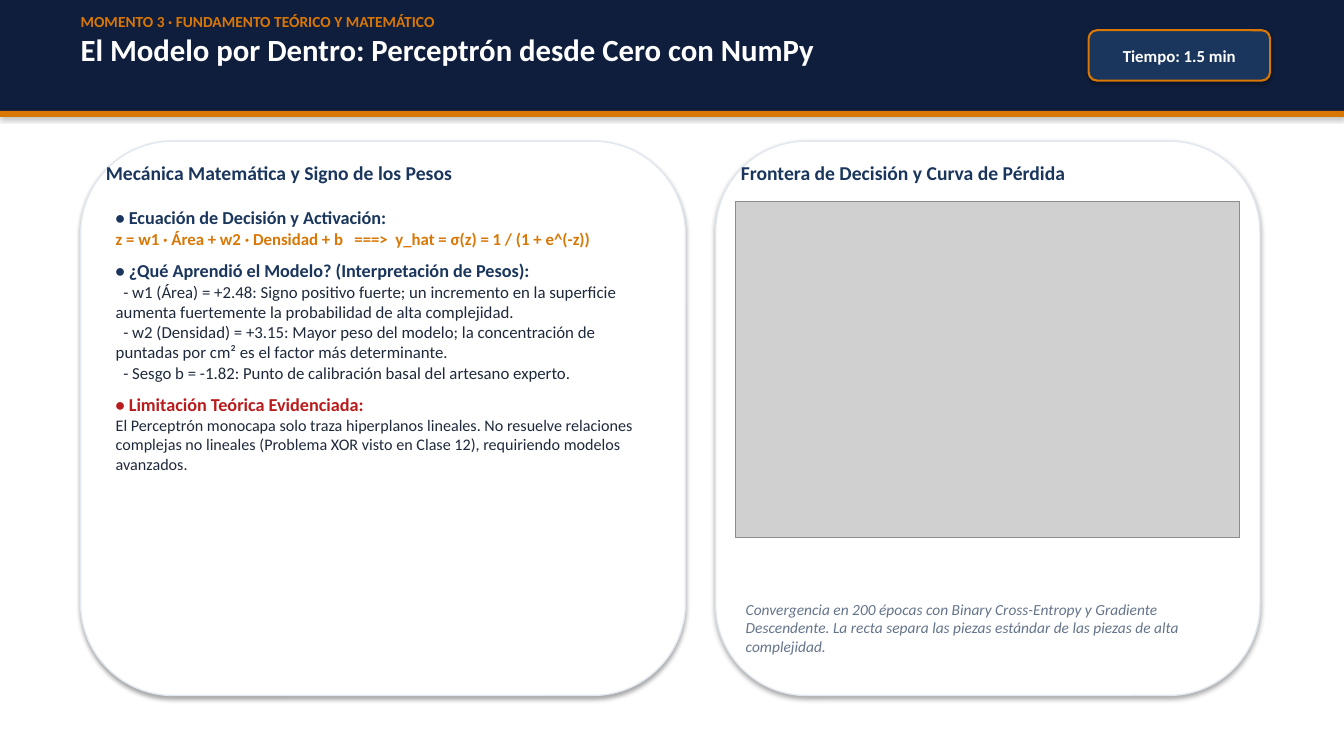
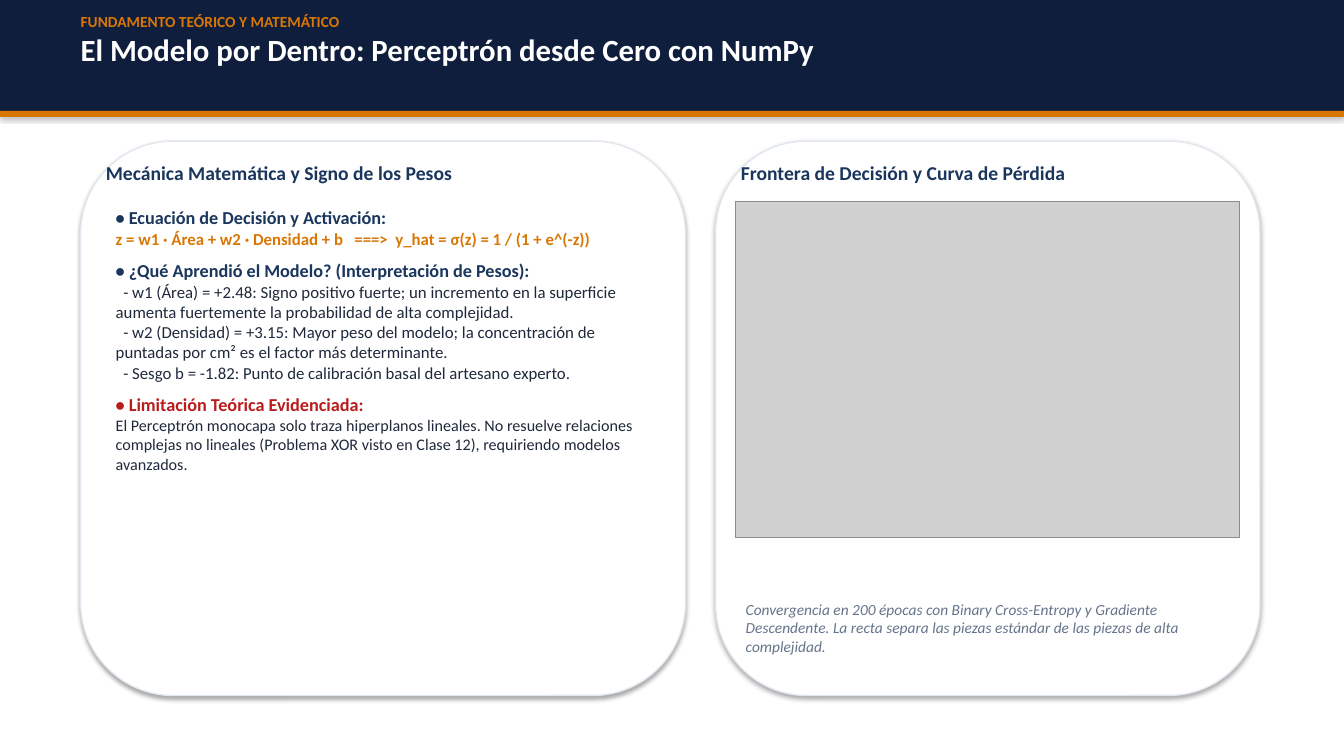
Before and after one commit to Cruz1905/curso-inteligencia-artificial, a slide deck: slide 4 of proyecto/Presentacion_Proyecto_Final_Grupo02_BordadosCartago.pptx. Drawn at 1344x756 pixels with LibreOffice and Linux fonts; fonts in the diff are those of the drawing; grey boxes stand for pictures. Boxes give left, top, right and bottom in pixels: in the first picture for what was removed or moved away, otherwise in the second. Text is boxed around its words. In the diff, an @@ line names an element or a change of style, - is before the commit and + after.

Commit message:
style(diapositivas): remover insignias de tiempo y referencias a minutos de las diapositivas

```diff
--- a/proyecto/Presentacion_Proyecto_Final_Grupo02_BordadosCartago.pptx
+++ b/proyecto/Presentacion_Proyecto_Final_Grupo02_BordadosCartago.pptx
@@ text at (x1=81, y1=14, x2=340, y2=27): text changed @@
-MOMENTO 3 · FUNDAMENTO TEÓRICO Y MATEMÁTICO
+FUNDAMENTO TEÓRICO Y MATEMÁTICO
@@ rounded rectangle removed at (x1=1089, y1=30, x2=1270, y2=81) @@
-Tiempo: 1.5 min
```
Also in this commit, not shown: 6 other slides changed, 4 other files.
